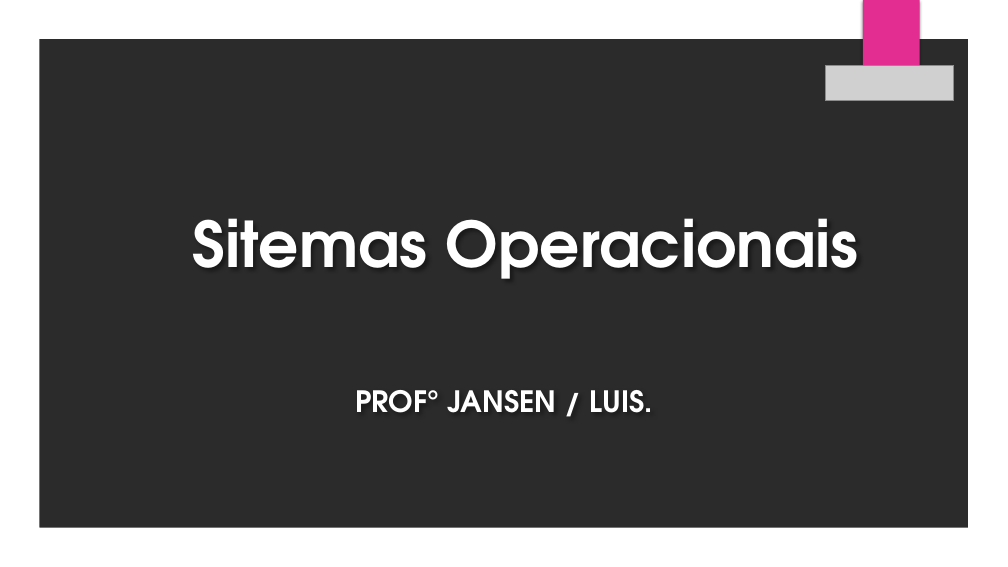
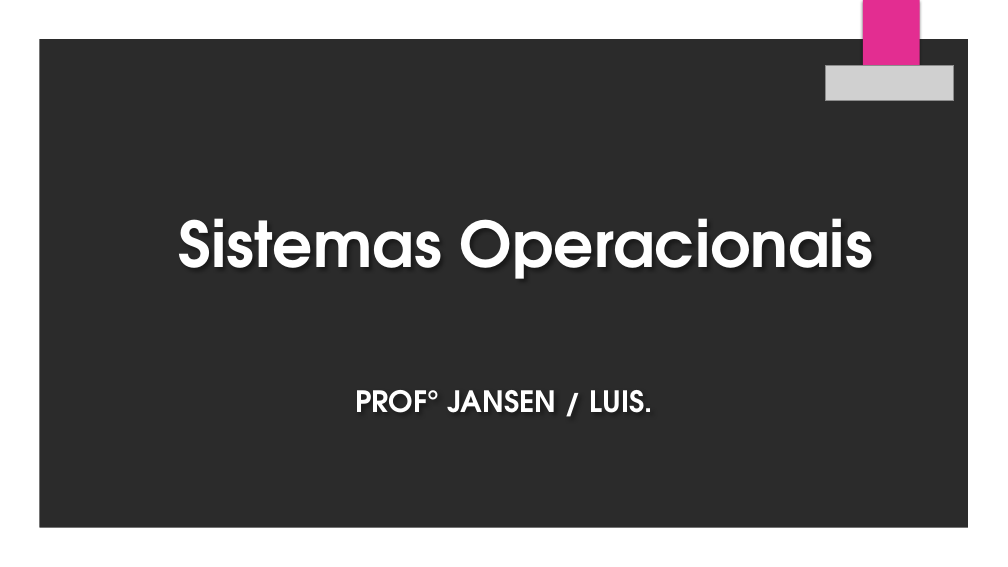
Before and after one commit to luisfernandospoljaric/senai2026, a slide deck: slide 1 of ds/seduc/1des/02-sop/Aula_02/SOP_01_01_Sistemas_Operacionais.pptx. Drawn at 1008x567 pixels with LibreOffice and Linux fonts; fonts in the diff are those of the drawing; grey boxes stand for pictures; background and template pictures are left out; a plain dark background stands for a picture behind light text. Boxes give left, top, right and bottom in pixels: in the first picture for what was removed or moved away, otherwise in the second. Text is boxed around its words. In the diff, an @@ line names an element or a change of style, - is before the commit and + after.

```diff
--- a/ds/seduc/1des/02-sop/Aula_02/SOP_01_01_Sistemas_Operacionais.pptx
+++ b/ds/seduc/1des/02-sop/Aula_02/SOP_01_01_Sistemas_Operacionais.pptx
@@ text at <box>178,218,872,279</box>: text changed @@
-Sitemas Operacionais
+Sistemas Operacionais
```
Also in this commit, not shown: 1 other file.
